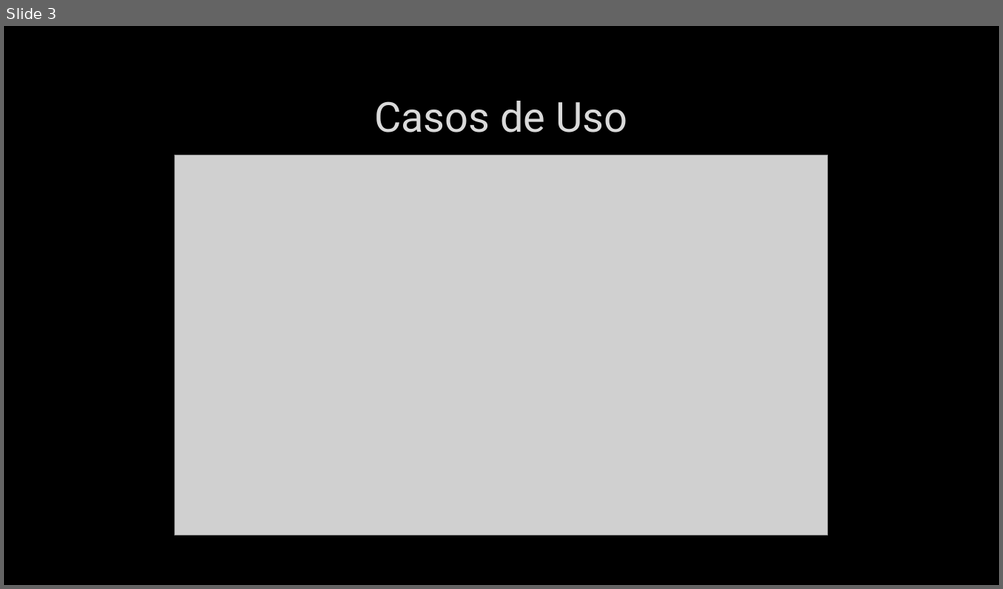
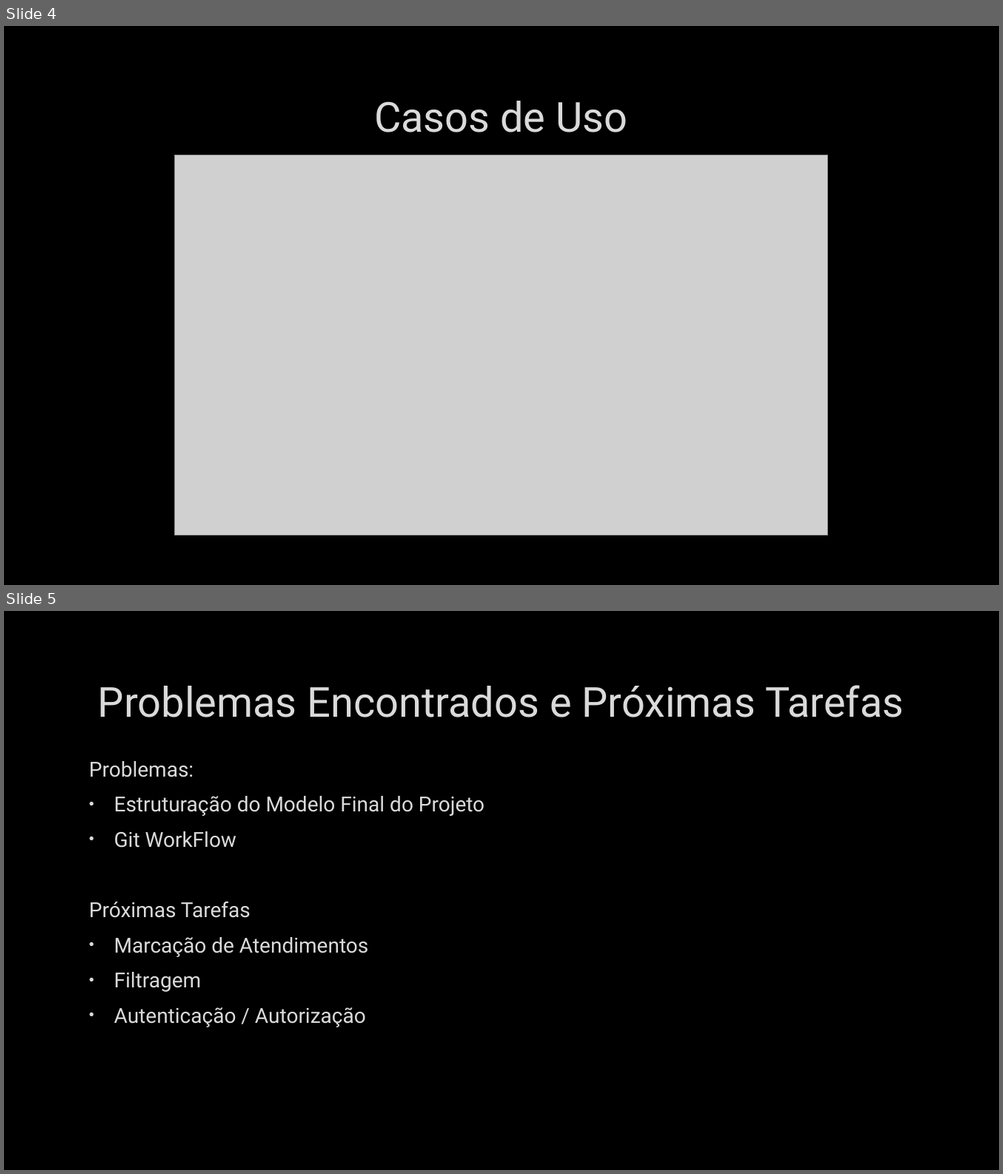
Before and after one commit to dba98/PExp, a slide deck: Primeira-Apresentação.pptx. Shown one above the other, each under a label of ours: slide 3 before the commit, slides 4 and 5 after it. The pictures are 1003x589 and 1003x1174 pixels, drawn with LibreOffice and Linux fonts; fonts in the diff are those of the drawing; grey boxes stand for pictures; background and template pictures are left out. Boxes give left, top, right and bottom in pixels: in the first picture for what was removed or moved away, otherwise in the second. Text is boxed around its words. In the diff, an @@ line names an element or a change of style, - is before the commit and + after.

```diff
--- a/Primeira-Apresentação.pptx
+++ b/Primeira-Apresentação.pptx
@@ slide 5 added at (4, 611, 999, 1170), background picture (left out) @@
@@ title added at (98, 685, 904, 718), 40 pt, text #DADADA @@
+Problemas Encontrados e Próximas Tarefas
@@ text added at (89, 761, 484, 1028), 20 pt, text #DADADA @@
+Problemas:
+• Estruturação do Modelo Final do Projeto
+• Git WorkFlow
+Próximas Tarefas
+• Marcação de Atendimentos
+• Filtragem
+• Autenticação / Autorização
@@ what was slide 3 is now slide 4 @@
```
Also in this commit, not shown: 1 other slide added, 2 other files.
